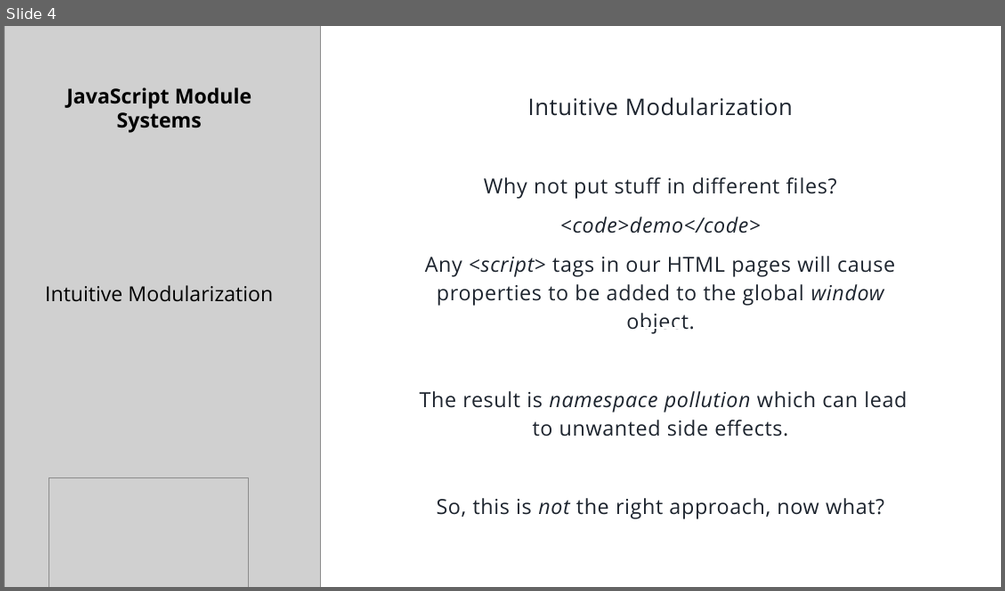
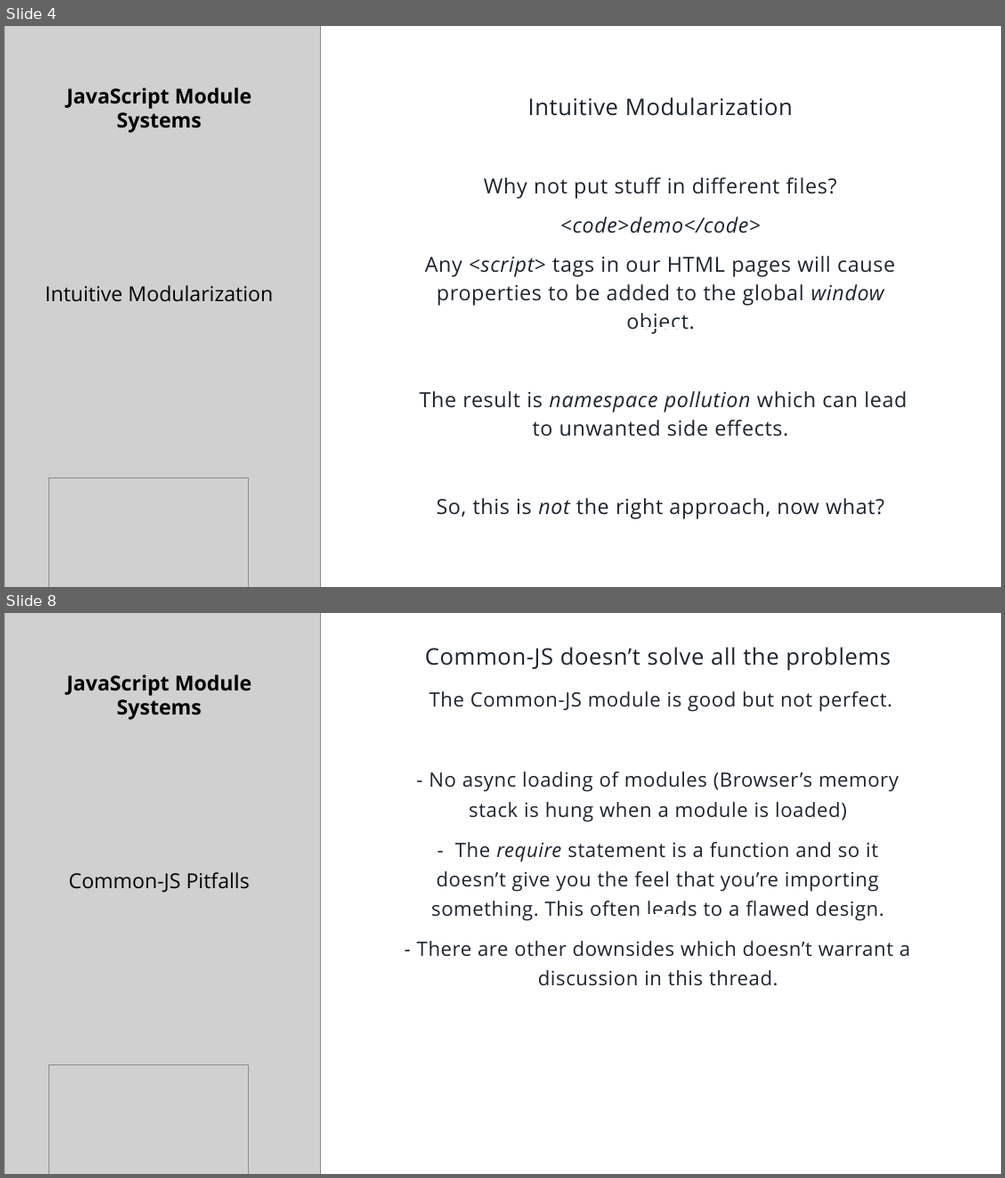
Before and after one commit to sjsam/js-module-systems, a slide deck: presentation.pptx. Shown one above the other, each under a label of ours: slide 4 before the commit, slides 4 and 8 after it; the slides between them are not shown. The pictures are 1005x591 and 1005x1178 pixels, drawn with LibreOffice and Linux fonts; fonts in the diff are those of the drawing; grey boxes stand for pictures. Boxes give left, top, right and bottom in pixels: in the first picture for what was removed or moved away, otherwise in the second. Text is boxed around its words. In the diff, an @@ line names an element or a change of style, - is before the commit and + after.

Commit message:
till common js

```diff
--- a/presentation.pptx
+++ b/presentation.pptx
@@ slide 8 added at [4,613,1001,1174], background #FFFFFF @@
@@ rectangle added at [4,613,1001,1174], fill #FFFFFF @@
@@ picture added at [4,613,320,1174] @@
@@ subtitle added at [417,647,910,986], 19 pt, text #1D242E @@
+Common-JS doesn’t solve all the problems
+The Common-JS module is good but not perfect.
+- No async loading of modules (Browser’s memory stack is hung when a module is loaded)
+- The require statement is a function and so it doesn’t give you the feel that you’re importing something. This often leads to a flawed design.
+- There are other downsides which doesn’t warrant a discussion in this thread.
@@ title added at [66,674,252,892], 19.8 pt, text #000000, bold @@
+JavaScript Module Systems
+Common-JS Pitfalls
@@ line added from (639, 915) to (683, 915), #FFFFFF 1 pt @@
@@ picture added at [48,1064,249,1174] @@
```
Also in this commit, not shown: 3 slides changed, 3 other slides added, 20 other files.
